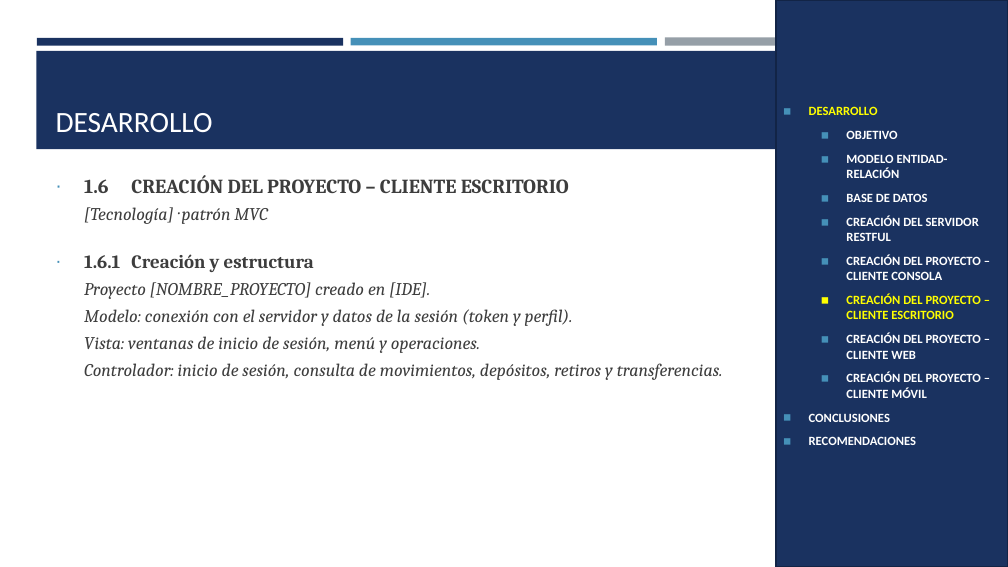
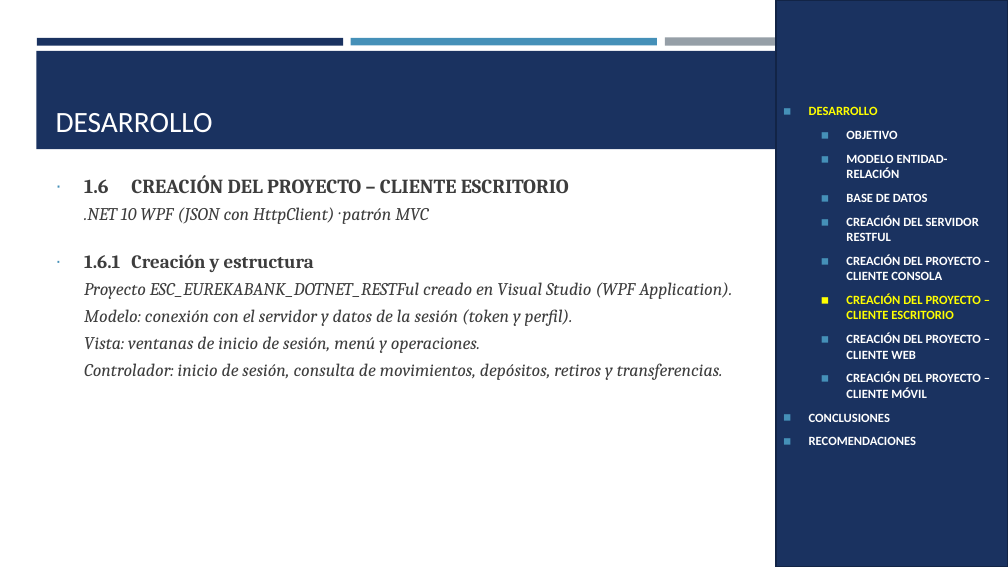
Before and after one commit to IMarcusDev/TI.1.4.-PAO202651_RESTFUL_DOTNET_CONBDD_NRC36883_GR04, a slide deck: slide 18 of 05. DOCUMENTACION/PRESENTACION TI.1.4. RESTFUL con BDD en DOTNET GR4.pptx (slide 17 before the commit). Drawn at 1008x567 pixels with LibreOffice and Linux fonts; fonts in the diff are those of the drawing. Boxes give left, top, right and bottom in pixels: in the first picture for what was removed or moved away, otherwise in the second. Text is boxed around its words. In the diff, an @@ line names an element or a change of style, - is before the commit and + after.

```diff
--- a/05. DOCUMENTACION/PRESENTACION TI.1.4. RESTFUL con BDD en DOTNET GR4.pptx
+++ b/05. DOCUMENTACION/PRESENTACION TI.1.4. RESTFUL con BDD en DOTNET GR4.pptx
@@ text at (84,207,428,224): text changed @@
-[Tecnología] · patrón MVC
+.NET 10 WPF (JSON con HttpClient) · patrón MVC
@@ text at (84,282,732,299): text changed @@
-Proyecto [NOMBRE_PROYECTO] creado en [IDE].
+Proyecto ESC_EUREKABANK_DOTNET_RESTFul creado en Visual Studio (WPF Application).
```
Also in this commit, not shown: 19 other slides changed, 4 slides added.
